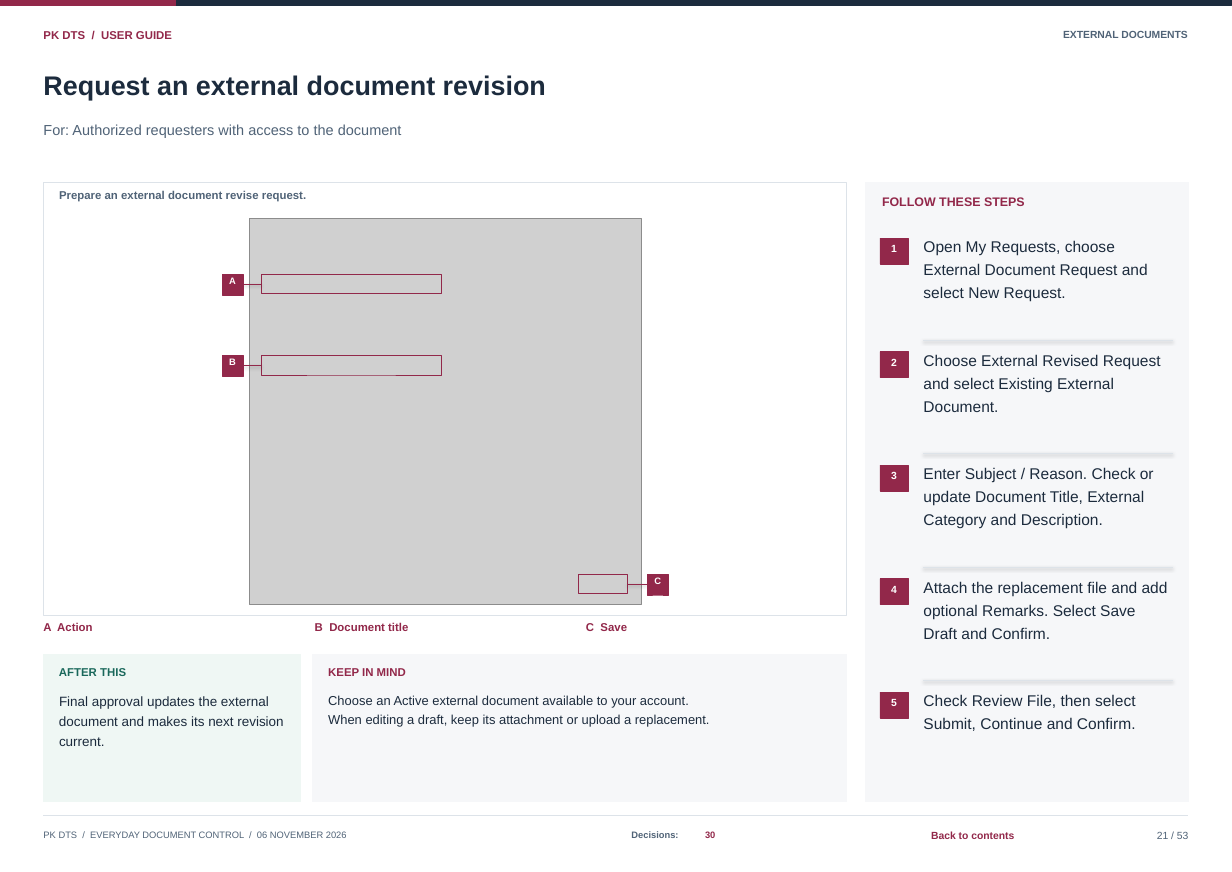
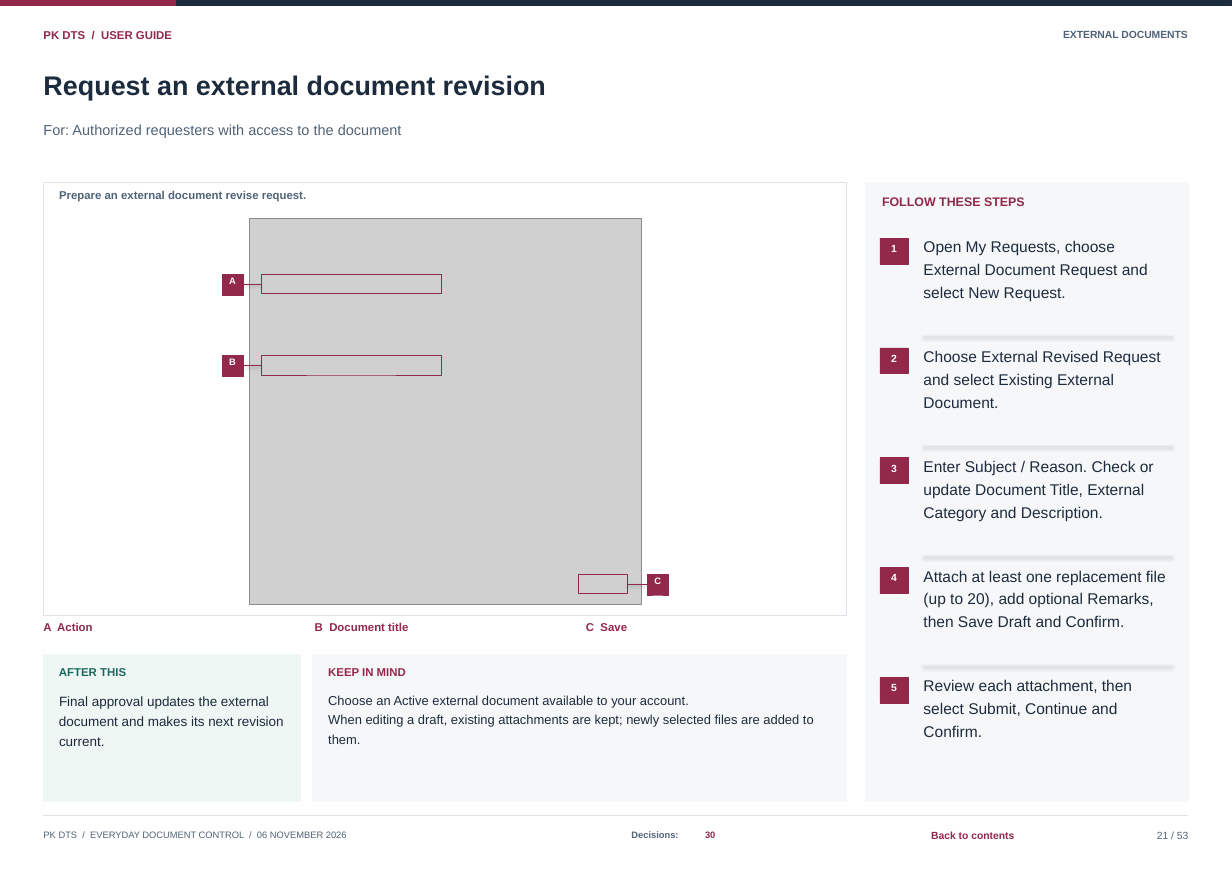
Before and after one commit to curib123/pk_document_tracking_system, a slide deck: slide 21 of docs/system-documentation/PK_DTS_User_Guide.pptx. Drawn at 1232x872 pixels with LibreOffice and Linux fonts; fonts in the diff are those of the drawing; grey boxes stand for pictures. Boxes give left, top, right and bottom in pixels: in the first picture for what was removed or moved away, otherwise in the second. Text is boxed around its words. In the diff, an @@ line names an element or a change of style, - is before the commit and + after.

```diff
--- a/docs/system-documentation/PK_DTS_User_Guide.pptx
+++ b/docs/system-documentation/PK_DTS_User_Guide.pptx
@@ 4 texts, 2 rectangles, 1 line: place and size @@
-4 texts, 2 rectangles, 1 line at box(880, 340, 1173, 491)
+4 texts, 2 rectangles, 1 line at box(880, 336, 1173, 484)
@@ 5 texts, 2 lines, 1 rectangle: place and size @@
-5 texts, 2 lines, 1 rectangle at box(880, 454, 1173, 604)
+5 texts, 2 lines, 1 rectangle at box(880, 446, 1173, 593)
@@ text at box(923, 570, 1166, 585): text changed @@
-Attach the replacement file and add
+Attach at least one replacement file
@@ text at box(923, 592, 1153, 608): text changed @@
-optional Remarks. Select Save
+(up to 20), add optional Remarks,
@@ text at box(923, 615, 1125, 627): text changed @@
-Draft and Confirm.
+then Save Draft and Confirm.
@@ 1 text, 1 rectangle, 1 line: place and size @@
-1 text, 1 rectangle, 1 line at box(880, 680, 1173, 718)
+1 text, 1 rectangle, 1 line at box(880, 666, 1173, 703)
@@ text at box(923, 679, 1132, 693): text changed @@
-Check Review File, then select
+Review each attachment, then
@@ text at box(328, 714, 814, 727): text changed @@
-When editing a draft, keep its attachment or upload a replacement.
+When editing a draft, existing attachments are kept; newly selected files are added to
@@ text at box(923, 702, 1118, 716): text changed @@
-Submit, Continue and Confirm.
+select Submit, Continue and
@@ text added at box(328, 734, 360, 744), 12.5 pt, text #1C2B3D @@
+them.
@@ text added at box(923, 725, 982, 737), 15 pt, text #1C2B3D @@
+Confirm.
```
Also in this commit, not shown: 23 other slides changed, 22 other files.
